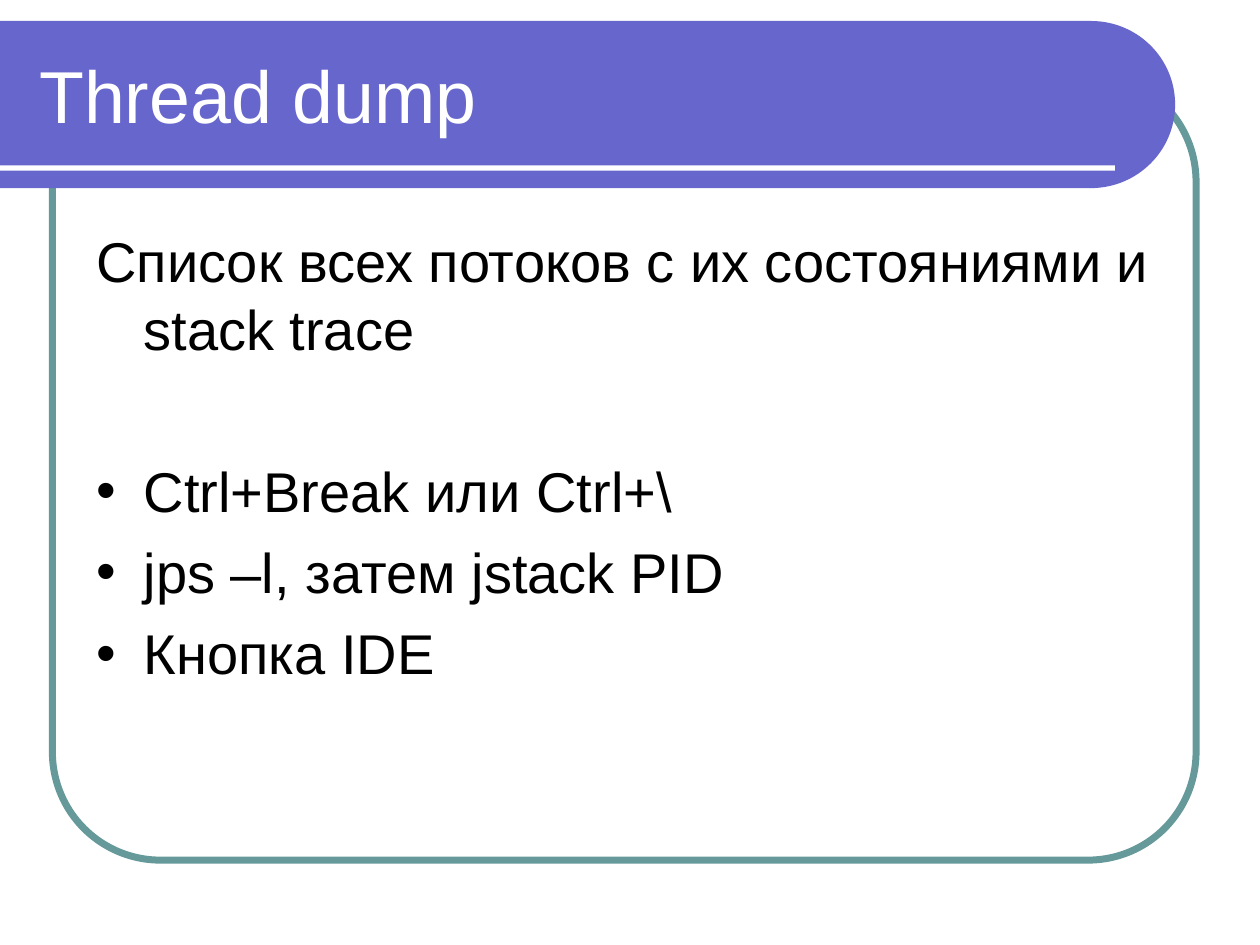
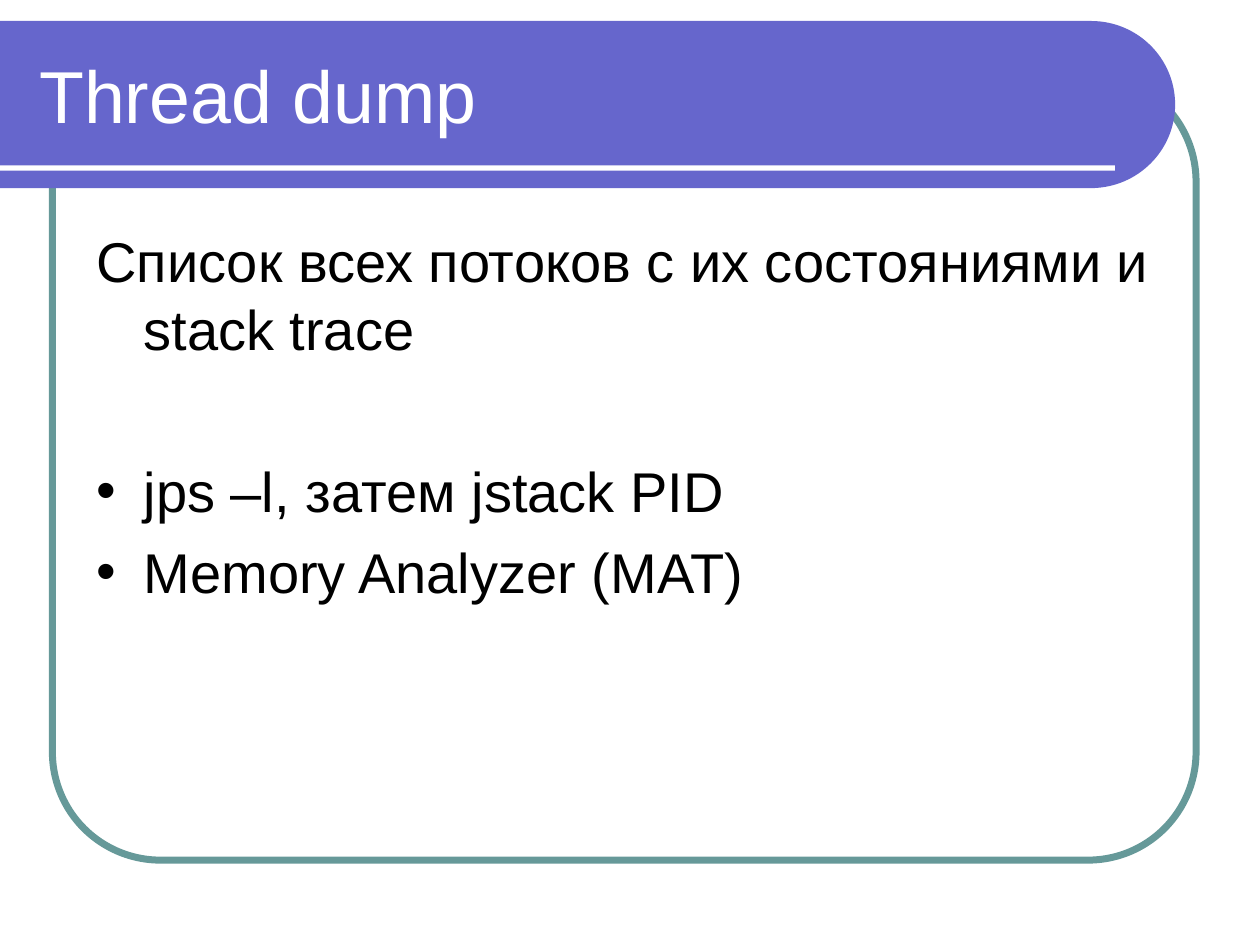
Before and after one commit to maxchv/JavaLessons, a slide deck: slide 18 of Lesson14/Modul 11 Vychislitelnye potoki.ppt. Drawn at 1260x945 pixels with LibreOffice and Linux fonts; fonts in the diff are those of the drawing. Boxes give left, top, right and bottom in pixels: in the first picture for what was removed or moved away, otherwise in the second. Text is boxed around its words. In the diff, an @@ line names an element or a change of style, - is before the commit and + after.

```diff
--- a/Lesson14/Modul 11 Vychislitelnye potoki.ppt
+++ b/Lesson14/Modul 11 Vychislitelnye potoki.ppt
@@ text at (x1=144, y1=471, x2=672, y2=513): paragraph removed @@
-• Ctrl+Break или Ctrl+\
@@ text at (x1=144, y1=552, x2=743, y2=604): text changed @@
-• Кнопка IDE
+• Memory Analyzer (MAT)
```
Also in this commit, not shown: 19 other slides changed, 8 slides added, 14 other files.
